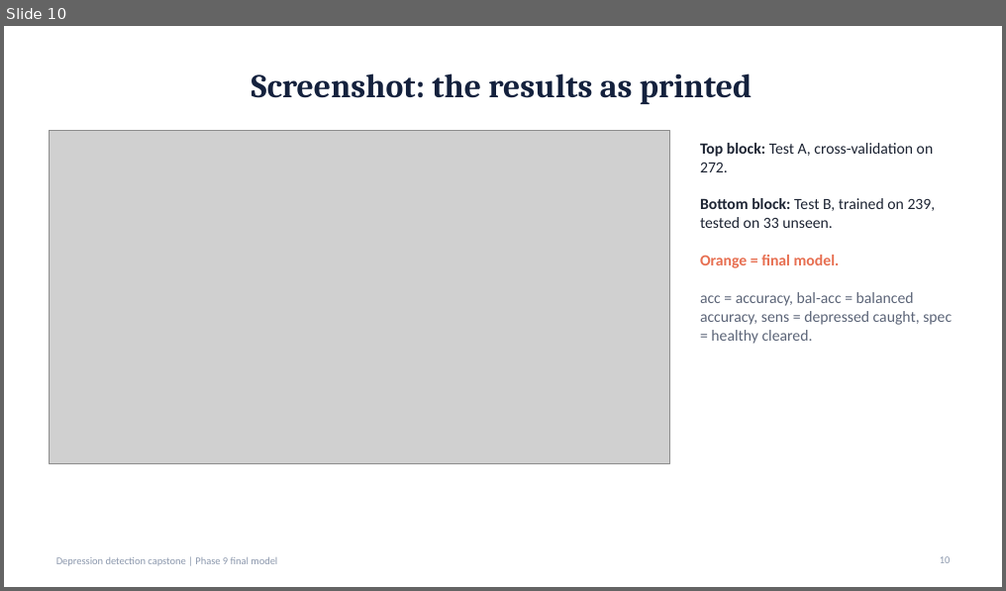
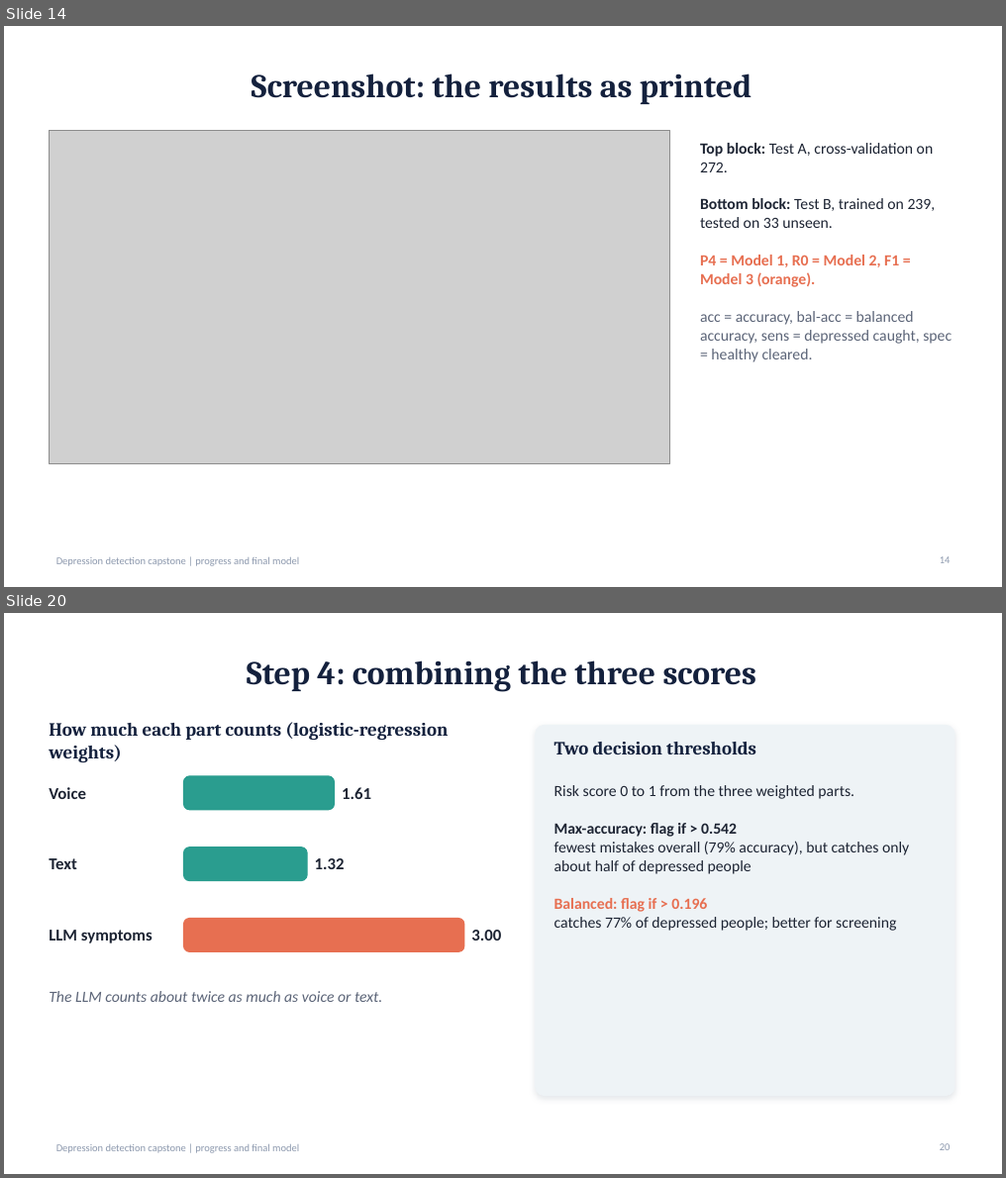
Before and after one commit to Vivan182005/depression-detection, a slide deck: reports/research_v2/Final_Model_Results.pptx. Shown one above the other, each under a label of ours: slide 10 before the commit, slides 14 and 20 after it; the slides between them are not shown. The pictures are 1006x591 and 1006x1178 pixels, drawn with LibreOffice and Linux fonts; fonts in the diff are those of the drawing; grey boxes stand for pictures. Boxes give left, top, right and bottom in pixels: in the first picture for what was removed or moved away, otherwise in the second. Text is boxed around its words. In the diff, an @@ line names an element or a change of style, - is before the commit and + after.

```diff
--- a/reports/research_v2/Final_Model_Results.pptx
+++ b/reports/research_v2/Final_Model_Results.pptx
@@ slide 20 added at <box>4,613,1002,1174</box>, background #FFFFFF; not listed: 1 template element that a slide beside it also shows @@
@@ title added at <box>247,661,757,692</box>, 32 pt, text #14213D, bold @@
+Step 4: combining the three scores
@@ text added at <box>49,722,448,762</box>, 18 pt, text #14213D, bold @@
+How much each part counts (logistic-regression weights)
@@ rounded rectangle added at <box>536,725,954,1096</box>, fill #EEF3F6, outline #EEF3F6 1 pt @@
@@ text added at <box>554,742,756,755</box>, 18 pt, text #14213D, bold @@
+Two decision thresholds
@@ text added at <box>49,787,86,799</box>, 16 pt, text #1D2433, bold @@
+Voice
@@ rounded rectangle added at <box>183,776,334,810</box>, fill #2A9D8F, outline #2A9D8F 1 pt @@
@@ text added at <box>342,787,371,799</box>, 16 pt, text #1D2433, bold @@
+1.61
@@ text added at <box>554,785,909,931</box>, 15 pt, text #1D2433 @@
+Risk score 0 to 1 from the three weighted parts.
+Max-accuracy: flag if > 0.542
+fewest mistakes overall (79% accuracy), but catches only about half of depressed people
+Balanced: flag if > 0.196
+catches 77% of depressed people; better for screening
@@ rounded rectangle added at <box>183,848,307,881</box>, fill #2A9D8F, outline #2A9D8F 1 pt @@
@@ text added at <box>49,859,76,869</box>, 16 pt, text #1D2433, bold @@
+Text
@@ text added at <box>315,859,345,869</box>, 16 pt, text #1D2433, bold @@
+1.32
@@ text added at <box>49,930,152,944</box>, 16 pt, text #1D2433, bold @@
+LLM symptoms
@@ rounded rectangle added at <box>183,919,464,953</box>, fill #E76F51, outline #E76F51 1 pt @@
@@ text added at <box>471,930,501,941</box>, 16 pt, text #1D2433, bold @@
+3.00
@@ text added at <box>49,991,382,1002</box>, 15 pt, text #5C6578, italic @@
+The LLM counts about twice as much as voice or text.
@@ page number added at <box>940,1144,950,1151</box>, 10 pt, text #8D99AE @@
+20
@@ what was slide 10 is now slide 14 @@
@@ slide 14 changed as well @@
@@ text at <box>700,255,899,287</box>: text changed @@
-Orange = final model.
+P4 = Model 1, R0 = Model 2, F1 = Model 3 (orange).
@@ text at <box>56,558,299,567</box>: text changed @@
-Depression detection capstone | Phase 9 final model
+Depression detection capstone | progress and final model
```
Also in this commit, not shown: 9 other slides changed, 12 other slides added, 3 slides removed, 5 other files.
